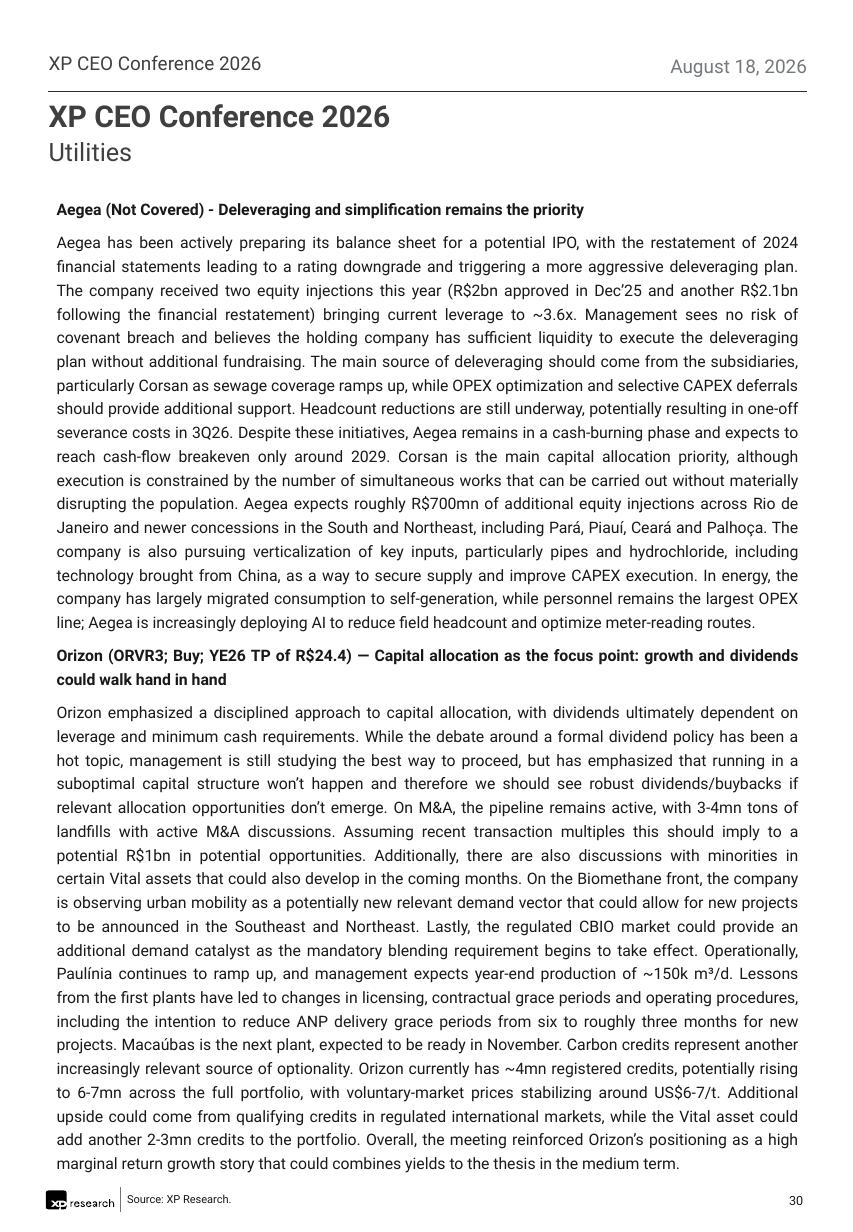
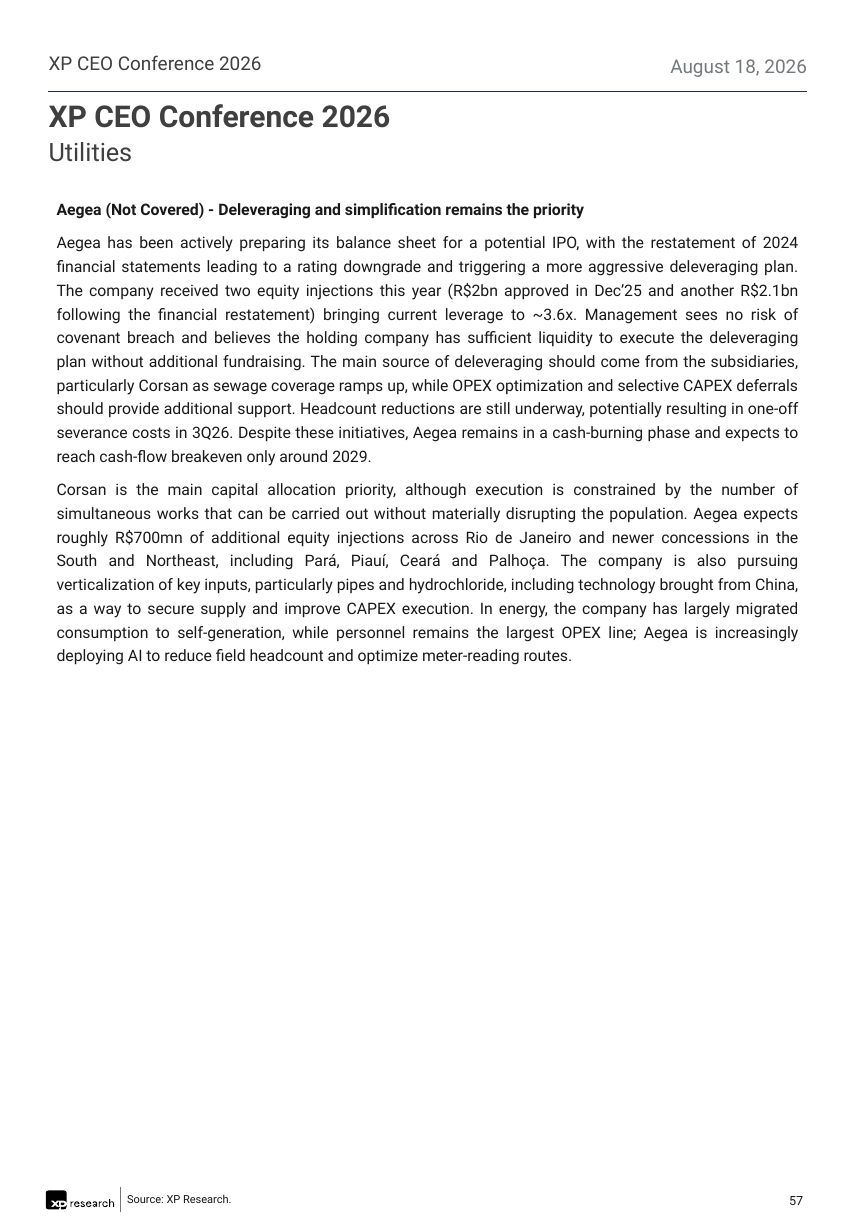
Before and after one commit to CaioLSouza/datasets, a slide deck: slide 57 of ceo_conference_2026/Feedback XP CEO Conference 2026.pptx (slide 30 before the commit). Drawn at 853x1232 pixels with LibreOffice and Linux fonts; fonts in the diff are those of the drawing. Boxes give left, top, right and bottom in pixels: in the first picture for what was removed or moved away, otherwise in the second. Text is boxed around its words. In the diff, an @@ line names an element or a change of style, - is before the commit and + after.

```diff
--- a/ceo_conference_2026/Feedback XP CEO Conference 2026.pptx
+++ b/ceo_conference_2026/Feedback XP CEO Conference 2026.pptx
@@ text at (x1=57, y1=236, x2=799, y2=665): text changed @@
-Aegea has been actively preparing its balance sheet for a potential IPO, with the restatement of 2024 financial statements leading to a rating downgrade and triggering a more aggressive deleveraging plan. The company received two equity injections this year (R$2bn approved in Dec’25 and another R$2.1bn following the financial restatement) bringing current leverage to ~3.6x. Management sees no risk of covenant breach and believes the holding company has sufficient liquidity to execute the deleveraging plan without additional fundraising. The main source of deleveraging should come from the subsidiaries, particularly Corsan as sewage coverage ramps up, while OPEX optimization and selective CAPEX deferrals should provide additional support. Headcount reductions are still underway, potentially resulting in one-off severance costs in 3Q26. Despite these initiatives, Aegea remains in a cash-burning phase and expects to reach cash-flow breakeven only around 2029. Corsan is the main capital allocation priority, although execution is constrained by the number of simultaneous works that can be carried out without materially disrupting the population. Aegea expects roughly R$700mn of additional equity injections across Rio de Janeiro and newer concessions in the South and Northeast, including Pará, Piauí, Ceará and Palhoça. The company is also pursuing verticalization of key inputs, particularly pipes and hydrochloride, including technology brought from China, as a way to secure supply and improve CAPEX execution. In energy, the company has largely migrated consumption to self-generation, while personnel remains the largest OPEX line; Aegea is increasingly deploying AI to reduce field headcount and optimize meter-reading routes.
-Orizon (ORVR3; Buy; YE26 TP of R$24.4) — Capital allocation as the focus point: growth and dividends could walk hand in hand
-Orizon emphasized a disciplined approach to capital allocation, with dividends ultimately dependent on leverage and minimum cash requirements. While the debate around a formal dividend policy has been a hot topic, management is still studying the best way to proceed, but has emphasized that running in a suboptimal capital structure won’t happen and therefore we should see robust dividends/buybacks if relevant allocation opportunities don’t emerge. On M&A, the pipeline remains active, with 3-4mn tons of landfills with active M&A discussions. Assuming recent transaction multiples this should imply to a potential R$1bn in potential opportunities. Additionally, there are also discussions with minorities in certain Vital assets that could also develop in the coming months. On the Biomethane front, the company is observing urban mobility as a potentially new relevant demand vector that could allow for new projects to be announced in the Southeast and Northeast. Lastly, the regulated CBIO market could provide an additional demand catalyst as the mandatory blending requirement begins to take effect. Operationally, Paulínia continues to ramp up, and management expects year-end production of ~150k m³/d. Lessons from the first plants have led to changes in licensing, contractual grace periods and operating procedures, including the intention to reduce ANP delivery grace periods from six to roughly three months for new projects. Macaúbas is the next plant, expected to be ready in November. Carbon credits represent another increasingly relevant source of optionality. Orizon currently has ~4mn registered credits, potentially rising to 6-7mn across the full portfolio, with voluntary-market prices stabilizing around US$6-7/t. Additional upside could come from qualifying credits in regulated international markets, while the Vital asset could add another 2-3mn credits to the portfolio. Overall, the meeting reinforced Orizon’s positioning as a high marginal return growth story that could combines yields to the thesis in the medium term.
+Aegea has been actively preparing its balance sheet for a potential IPO, with the restatement of 2024 financial statements leading to a rating downgrade and triggering a more aggressive deleveraging plan. The company received two equity injections this year (R$2bn approved in Dec’25 and another R$2.1bn following the financial restatement) bringing current leverage to ~3.6x. Management sees no risk of covenant breach and believes the holding company has sufficient liquidity to execute the deleveraging plan without additional fundraising. The main source of deleveraging should come from the subsidiaries, particularly Corsan as sewage coverage ramps up, while OPEX optimization and selective CAPEX deferrals should provide additional support. Headcount reductions are still underway, potentially resulting in one-off severance costs in 3Q26. Despite these initiatives, Aegea remains in a cash-burning phase and expects to reach cash-flow breakeven only around 2029.
+Corsan is the main capital allocation priority, although execution is constrained by the number of simultaneous works that can be carried out without materially disrupting the population. Aegea expects roughly R$700mn of additional equity injections across Rio de Janeiro and newer concessions in the South and Northeast, including Pará, Piauí, Ceará and Palhoça. The company is also pursuing verticalization of key inputs, particularly pipes and hydrochloride, including technology brought from China, as a way to secure supply and improve CAPEX execution. In energy, the company has largely migrated consumption to self-generation, while personnel remains the largest OPEX line; Aegea is increasingly deploying AI to reduce field headcount and optimize meter-reading routes.
@@ page number at (x1=789, y1=1196, x2=803, y2=1205): text changed @@
-30
+57
```
Also in this commit, not shown: 18 other slides changed, 28 slides added.
